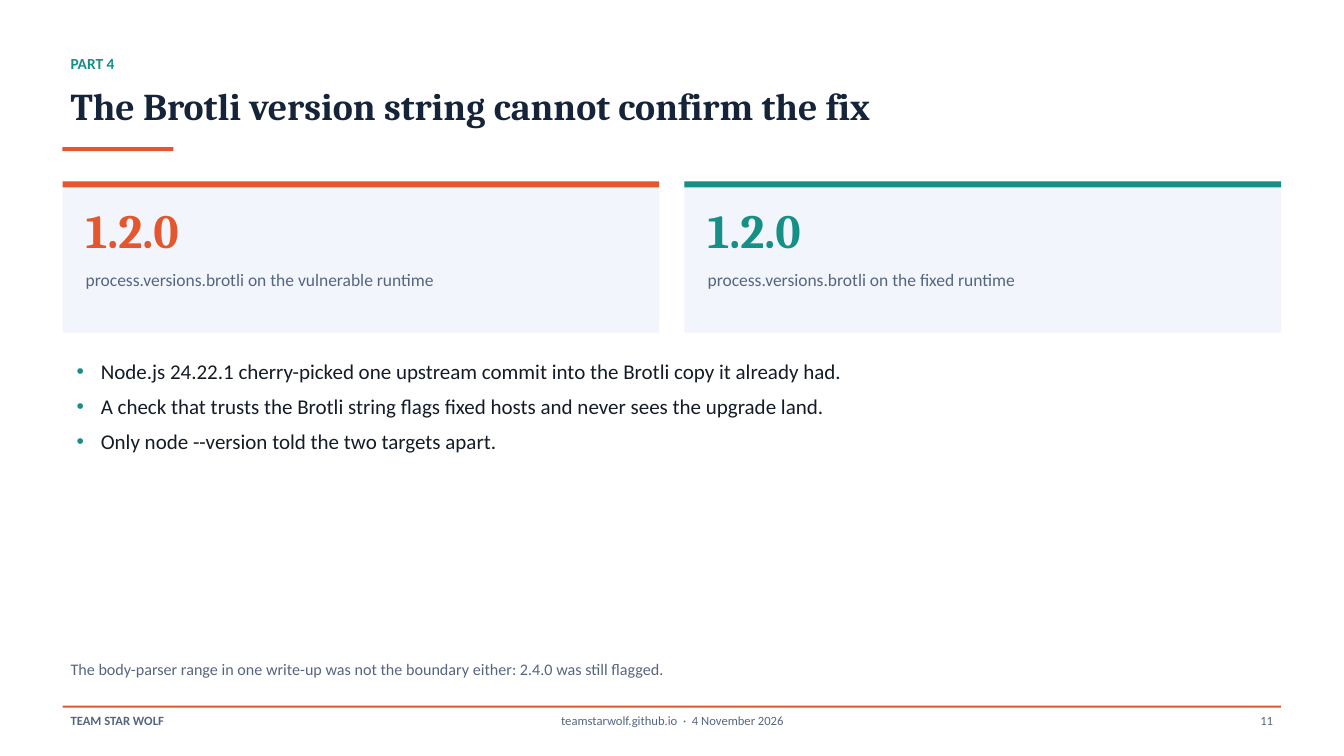
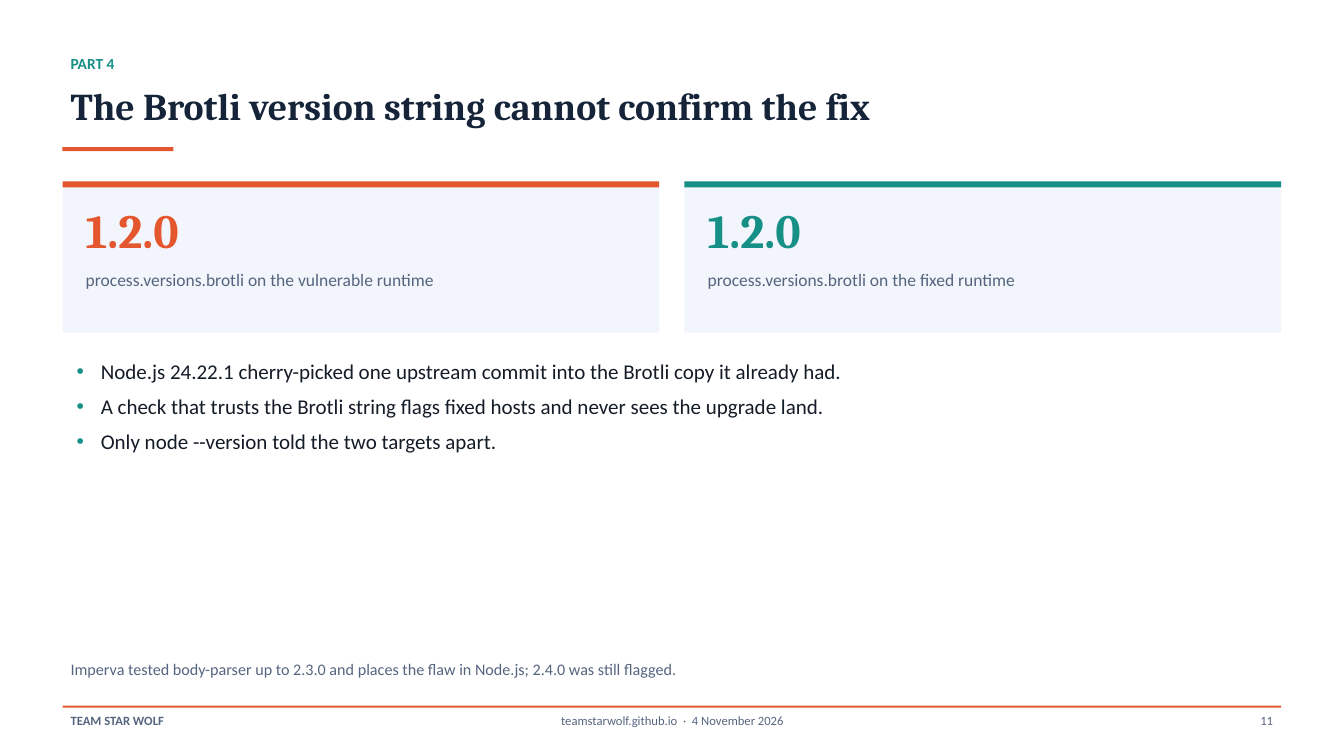
Before and after one commit to TeamStarWolf/TeamStarWolf, a slide deck: slide 11 of case-studies/slides/Nodejs_CVE_2026_111497_Case_Study.pptx. Drawn at 1344x756 pixels with LibreOffice and Linux fonts; fonts in the diff are those of the drawing. Boxes give left, top, right and bottom in pixels: in the first picture for what was removed or moved away, otherwise in the second. Text is boxed around its words. In the diff, an @@ line names an element or a change of style, - is before the commit and + after.

```diff
--- a/case-studies/slides/Nodejs_CVE_2026_111497_Case_Study.pptx
+++ b/case-studies/slides/Nodejs_CVE_2026_111497_Case_Study.pptx
@@ text at (71,664,676,678): text changed @@
-The body-parser range in one write-up was not the boundary either: 2.4.0 was still flagged.
+Imperva tested body-parser up to 2.3.0 and places the flaw in Node.js; 2.4.0 was still flagged.
```
Also in this commit, not shown: 1 other slide changed, 3 other files.
